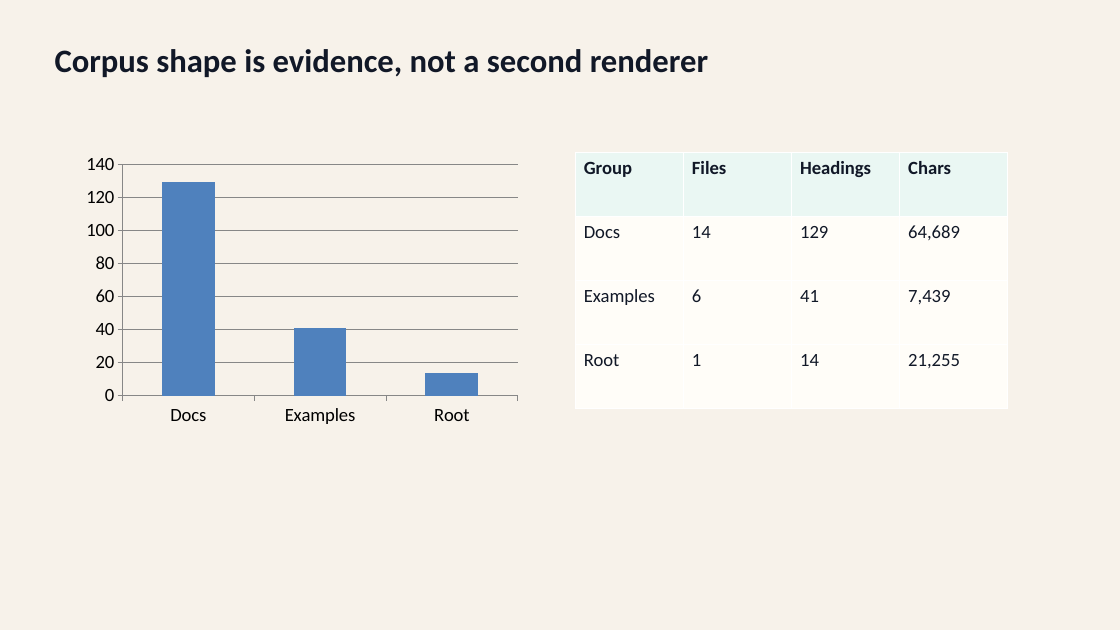
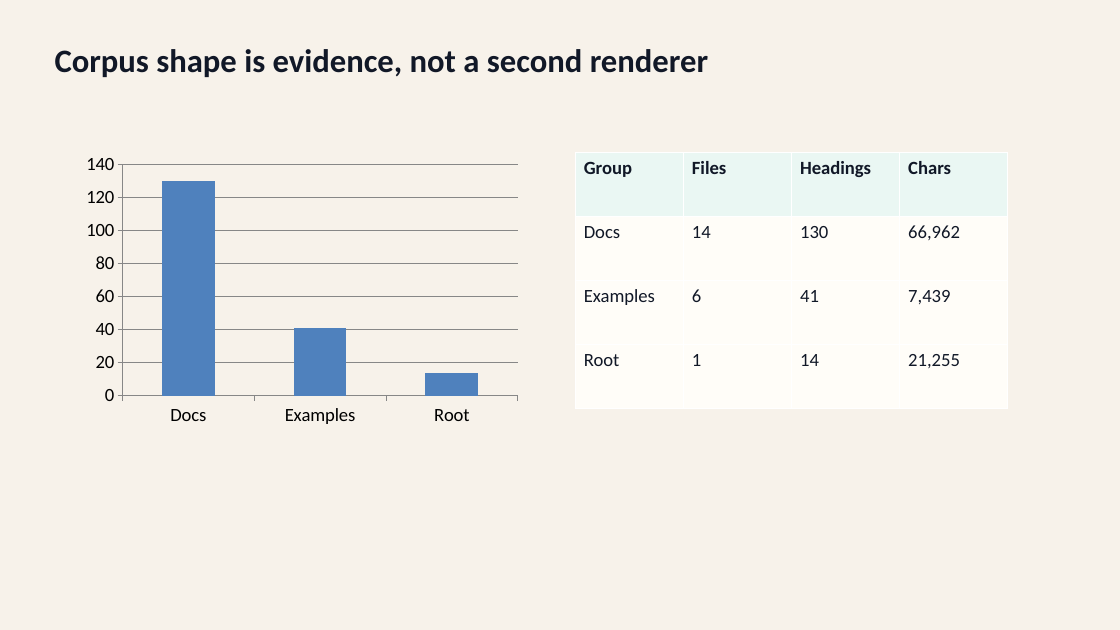
Before and after one commit to ch040602/mdpr-skill, a slide deck: slide 8 of artifacts/mdpr-vs-skill/mdpr-skill-from-actual-md-run.pptx. Drawn at 1120x630 pixels with LibreOffice and Linux fonts; fonts in the diff are those of the drawing. Boxes give left, top, right and bottom in pixels: in the first picture for what was removed or moved away, otherwise in the second. Text is boxed around its words. In the diff, an @@ line names an element or a change of style, - is before the commit and + after.

```diff
--- a/artifacts/mdpr-vs-skill/mdpr-skill-from-actual-md-run.pptx
+++ b/artifacts/mdpr-vs-skill/mdpr-skill-from-actual-md-run.pptx
@@ table at bbox=[576, 153, 1009, 409] @@
-row 2, column 3: 129
+row 2, column 3: 130
-row 2, column 4: 64,689
+row 2, column 4: 66,962
```
Also in this commit, not shown: 2 other slides changed, 10 other files.
